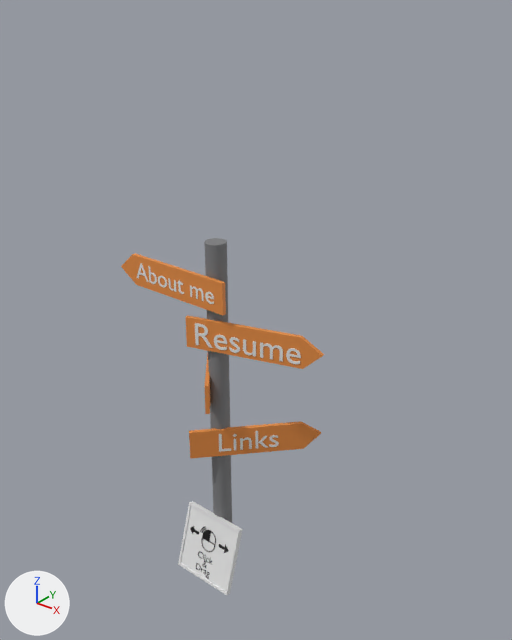
The glTF model public/DirectionalSign.glb: old version first, new version second.
Before and after are seen from a 50 mm camera at (5.85, -6.45, 8.55) aimed at (0.24, 0.56, 4.2). Lighting does not change. The marker at lower left points along +X, +Y and +Z. Where no turn or scale is listed for an object, it has been applied to the vertices.

The first picture shows 'Arrow1', 'Arrow2', 'Arrow3', 'Arrow4', 'Cube.001', 'Plane.001', 'Post', 'Text', 'Text2', 'Text4', 'icons8-left-click-100'.
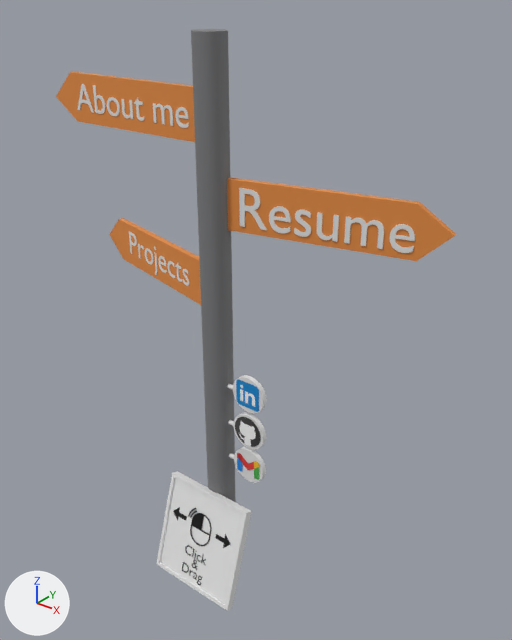
What differs and where, as boxes [x1, y1, x2, y2] in the pictures (512 x 640 px):
'Post', moved, rescaled (59% wider, 66% taller)
    before: [204, 238, 232, 523]
    after: [191, 29, 236, 502]
'Arrow2', moved, turned, rescaled
    before: [186, 315, 324, 369]
    after: [227, 177, 456, 261]
'Arrow1', moved, rescaled
    before: [121, 253, 226, 315]
    after: [56, 72, 195, 142]
'Cube.001', moved, rescaled (47% wider, 48% taller)
    before: [178, 501, 243, 595]
    after: [156, 471, 252, 611]
'Arrow3', moved, turned, rescaled
    before: [204, 354, 211, 414]
    after: [109, 218, 201, 305]
'Text2', moved, turned, rescaled
    before: [195, 323, 301, 364]
    after: [239, 188, 415, 253]
'Arrow4', deleted
    before: [189, 421, 321, 459]
'Text1', moved, rescaled (45% wider, 7% taller)
    before: [137, 263, 214, 304]
    after: [77, 84, 189, 128]
'Cylinder.002', added
    after: [234, 447, 266, 483]
'icons8-github-240', added
    after: [235, 417, 260, 447]
'icons8-linkedin-480', added (blue)
    after: [236, 379, 259, 412]
'Text3', moved, turned, rescaled (not visible before)
    after: [129, 231, 189, 286]
'Cylinder.004', added
    after: [233, 375, 266, 414]
'icons8-left-click-100', moved, rescaled (41% wider, 44% taller)
    before: [200, 526, 216, 552]
    after: [188, 508, 211, 546]
'Text4', deleted
    before: [219, 431, 279, 452]
'Cylinder.001', added
    after: [233, 412, 266, 449]
'Text', moved, rescaled (47% wider, 52% taller)
    before: [196, 552, 212, 578]
    after: [182, 545, 206, 585]
'icons8-gmail-240', added
    after: [237, 453, 259, 480]
'Plane.001', moved, rescaled (50% wider, 40% taller)
    before: [190, 526, 199, 535]
    after: [173, 507, 187, 520]

Edits to the bpy script that builds the scene:
```text
Change ob_post:
    ob_post.location: (0.02, 0.0, 2.74) -> (-0.03, 0.04, 4.0)
    ob_post.scale: (0.144, 0.144, 2.72) -> (0.212, 0.212, 3.99)
Change ob_arrow1:
    ob_arrow1.location: (-0.7, -0.15, 4.87) -> (-1.66, 0.12, 7.12)
    ob_arrow1.scale: (1.0, 1.0, 1.0) -> (1.47, 1.47, 1.47)
Change ob_arrow2:
    ob_arrow2.location: (0.64, 0.05, 4.11) -> (1.57, 0.44, 5.86)
    ob_arrow2.rotation_euler: (1.571, 0.0, 0.293) -> (1.571, 0.0, 0.21)  # degrees (90, 0, 17) -> degrees (90, 0, 12)
    ob_arrow2.scale: (1.0, 1.0, 1.0) -> (1.47, 1.47, 1.47)
Remove ob_arrow4:
    ob_arrow4 = bpy.data.objects.new('Arrow4', me_plane_004)
Remove ob_text4:
    ob_text4 = bpy.data.objects.new('Text4', me_text_002)
Change ob_arrow3:
    ob_arrow3.location: (-0.49, 0.41, 3.37) -> (-1.62, 0.48, 4.86)
    ob_arrow3.rotation_euler: (-1.571, 0.0, 2.263) -> (-1.571, 0.0, 2.902)  # degrees (-90, 0, 130) -> degrees (-90, 0, 166)
    ob_arrow3.scale: (1.0, 1.0, 1.0) -> (1.47, 1.47, 1.47)
Change ob_cube_001:
    ob_cube_001.location: (0.01, -0.33, 0.54) -> (-0.03, -0.44, 0.76)
    ob_cube_001.scale: (0.519, 0.0409, 0.543) -> (0.76, 0.0599, 0.796)
Change ob_text:
    ob_text.location: (-0.17, -0.42, 0.31) -> (-0.3, -0.57, 0.44)
    ob_text.scale: (0.151, 0.151, 0.151) -> (0.221, 0.221, 0.221)
Change ob_plane_001:
    ob_plane_001.location: (-0.31, -0.3, 0.66) -> (-0.51, -0.41, 0.95)
    ob_plane_001.scale: (1.0, 1.0, 1.0) -> (1.47, 1.47, 1.47)
Change ob_icons8_left_click_100:
    ob_icons8_left_click_100.location: (-0.01, -0.31, 0.66) -> (-0.07, -0.42, 0.94)
    ob_icons8_left_click_100.scale: (0.377, 0.377, 0.377) -> (0.553, 0.553, 0.553)
Add ob_icons8_gmail_240:
    ob_icons8_gmail_240 = bpy.data.objects.new('icons8-gmail-240', me_icons8_gmail_240)  # 4 vertices, 2 faces; spans x -0.232..0.232, y 0.0, z -0.232..0.232; in mat_icons8_gmail_240 (picture img_icons8_gmail_240)
    ob_icons8_gmail_240.location = (0.55, -0.02, 2.17)
Add ob_icons8_github_240:
    ob_icons8_github_240 = bpy.data.objects.new('icons8-github-240', me_icons8_github_240)  # 4 vertices, 2 faces; spans x -0.279..0.279, y 0.0, z -0.279..0.279; in mat_icons8_github_240 (picture img_icons8_github_240)
    ob_icons8_github_240.location = (0.55, -0.02, 2.76)
Add ob_icons8_linkedin_480:
    ob_icons8_linkedin_480 = bpy.data.objects.new('icons8-linkedin-480', me_icons8_linkedin_480)  # 4 vertices, 2 faces; spans x -0.265..0.265, y 0.0, z -0.265..0.265; in mat_icons8_linkedin_480 (picture img_icons8_linkedin_480)
    ob_icons8_linkedin_480.location = (0.55, -0.02, 3.36)
Add ob_cylinder_004:
    ob_cylinder_004 = bpy.data.objects.new('Cylinder.004', me_cylinder_005)  # a 32-sided cylinder along y spanning x -0.272..0.272, y -0.033..0.033, z -0.272..0.272
    ob_cylinder_004.location = (0.55, 0.02, 3.36)
Add ob_cylinder_002:
    ob_cylinder_002 = bpy.data.objects.new('Cylinder.002', me_cylinder_005.copy())
    ob_cylinder_002.location = (0.55, 0.02, 2.17)
Add ob_cylinder_001:
    ob_cylinder_001 = bpy.data.objects.new('Cylinder.001', me_cylinder_005.copy())
    ob_cylinder_001.location = (0.55, 0.02, 2.76)
```
